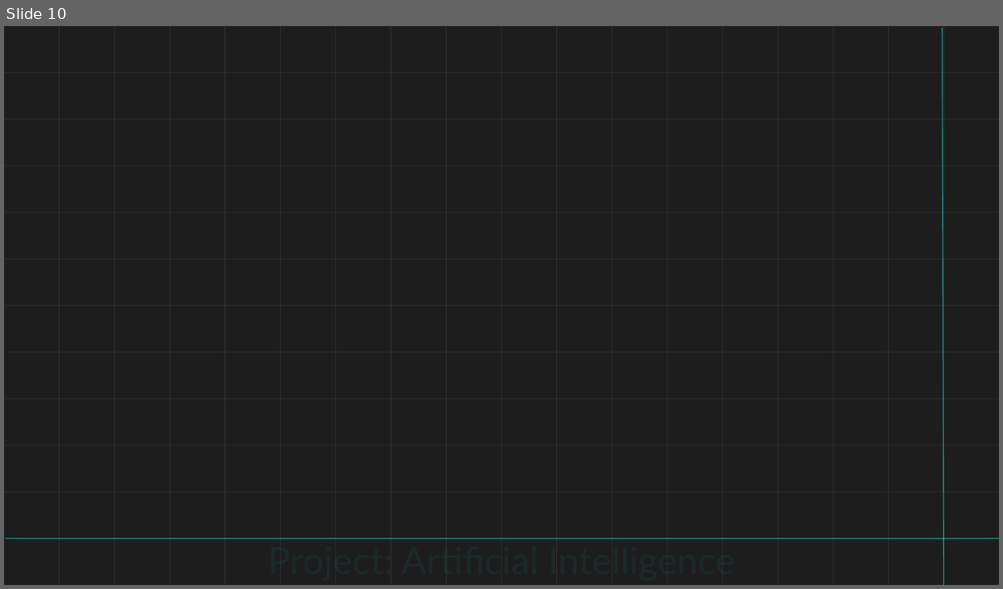
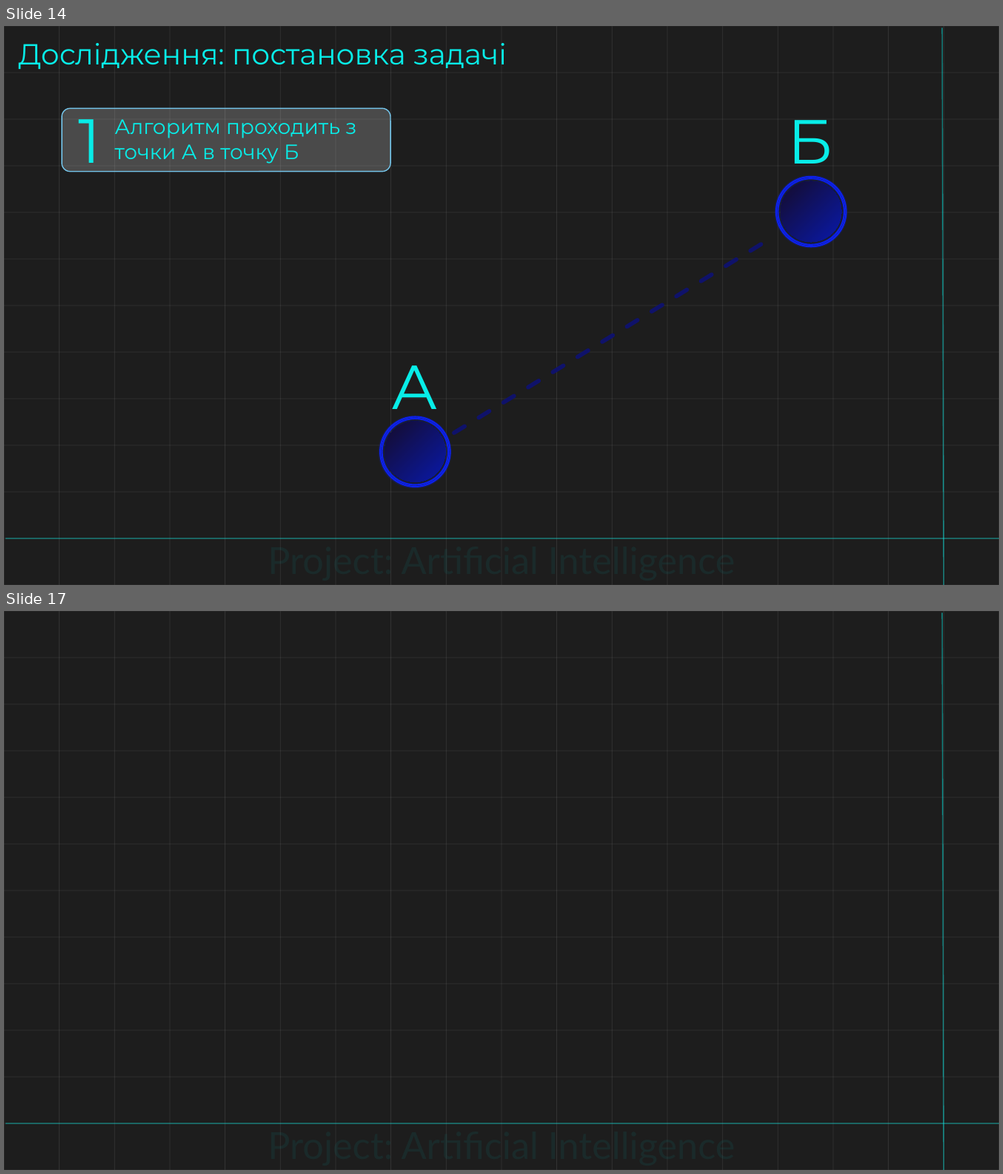
Before and after one commit to Dgardes/Semestr_2, a slide deck: Основи AI/Доповідь.pptx. Shown one above the other, each under a label of ours: slide 10 before the commit, slides 14 and 17 after it; the slides between them are not shown. The pictures are 1003x589 and 1003x1174 pixels, drawn with LibreOffice and Linux fonts; fonts in the diff are those of the drawing; background and template pictures are left out. Boxes give left, top, right and bottom in pixels: in the first picture for what was removed or moved away, otherwise in the second. Text is boxed around its words. In the diff, an @@ line names an element or a change of style, - is before the commit and + after.

```diff
--- a/Основи AI/Доповідь.pptx
+++ b/Основи AI/Доповідь.pptx
@@ slide 14 added at (4, 26, 999, 585), background #FFFFFF @@
@@ rectangle added at (4, 26, 999, 585), fill #1D1D1D @@
@@ text added at (18, 43, 506, 69), 28 pt, text #08EDE8 @@
+Дослідження: постановка задачі
@@ line added from (942, 27) to (943, 585), #08EDE8 1 pt @@
@@ rounded rectangle added at (62, 108, 390, 172), fill #FFFFFF at 20% opacity, outline #74C4E9 1 pt @@
@@ text added at (78, 103, 100, 178), 60 pt, text #08EDE8 @@
+1
@@ text added at (115, 119, 356, 164), 20 pt, text #08EDE8 @@
+Алгоритм проходить з точки А в точку Б
@@ text added at (788, 120, 833, 179), 60 pt, text #08EDE8 @@
+Б
@@ ellipse added at (777, 177, 846, 247), outline #0919AA 1.5 pt @@
@@ ellipse added at (778, 179, 844, 245), outline #0919AA 1.5 pt @@
@@ ellipse added at (781, 181, 841, 241), fill gradient #0919AA to #140D36 @@
@@ line added from (454, 434) to (775, 235), #0F126A 4 pt dashed @@
@@ text added at (391, 366, 438, 425), 60 pt, text #08EDE8 @@
+А
@@ ellipse added at (380, 417, 450, 487), outline #0919AA 1.5 pt @@
@@ ellipse added at (381, 419, 448, 486), outline #0919AA 1.5 pt @@
@@ ellipse added at (384, 421, 445, 482), fill gradient #0919AA to #140D36 @@
@@ group added at (4, 26, 999, 585): 30 rectangles @@
@@ line added from (5, 540) to (999, 540), #08EDE8 1 pt @@
@@ text added at (267, 538, 735, 582), 36 pt, text #06A29E at 10% opacity @@
+Project: Artificial Intelligence
@@ what was slide 10 is now slide 17 @@
```
Also in this commit, not shown: 2 slides changed, 6 other slides added, 15 other files.
